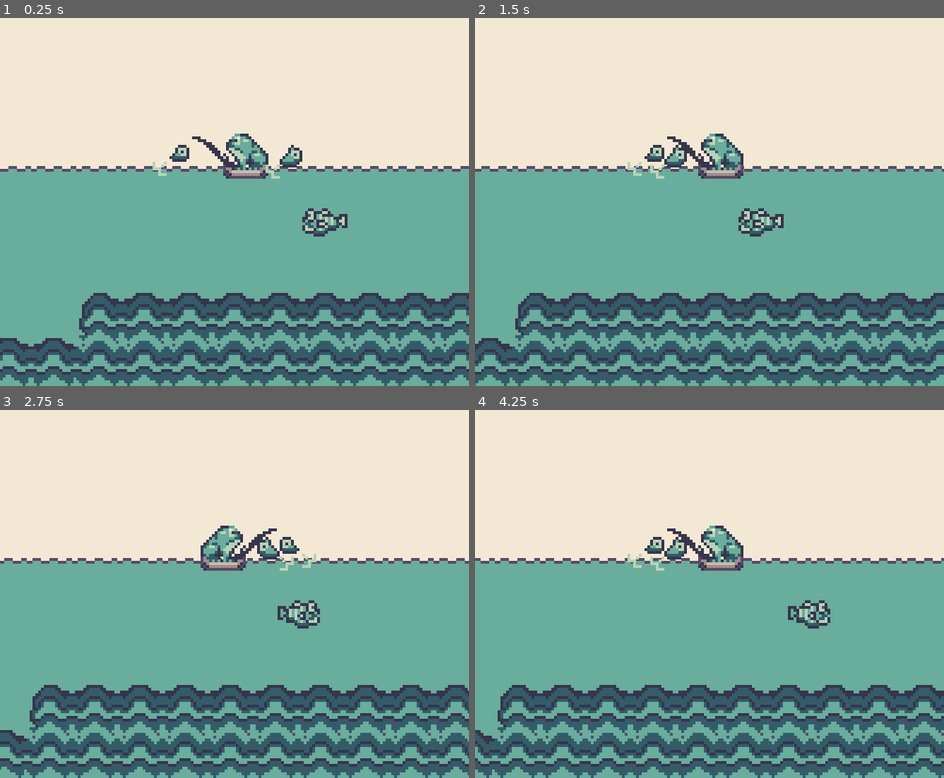
Above: before the commit, frames 1-4 (two rows, left to right).
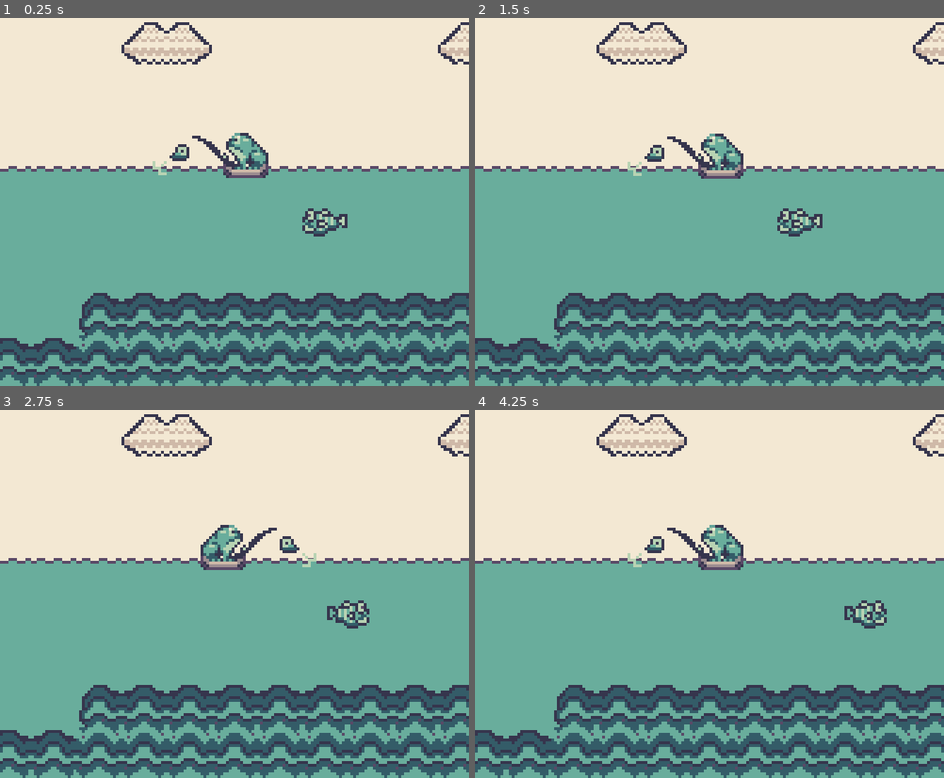
Above: after the commit, the same moments.

Repository: TaraSophieDev/Frog-Adventures-Fishing-Edition-Cancelled
Game: Godot game, scene res://Scenes/World.tscn
Two runs of this game, one before a commit and one after it. Both use one fixed random seed, a clock stepped at 60 frames per second and the inputs below.
Inputs:
- Up to frame 1 (0.25 s): no input
- Up to frame 2 (1.5 s): hold D (right) 0.53-1.28 s; hold A (left) from 1.28 s (still down)
- Up to frame 3 (2.75 s): release A (left) at 2.03 s; hold D (right) from 2.03 s (still down)
- Up to frame 4 (4.25 s): release D (right) at 3.53 s; hold A (left) from 3.53 s (still down)

The runs differ from the first frame. In frame 1, 1.7% of the frame differs, in the area x 25-100%, y 1-44%; in frame 2, 15%; in frame 3, 13%; in frame 4, 18%, in the area x 0-100%, y 1-100%.
Error after the commit: Invalid set index 'flip_h' (on base: 'null instance') with value of type 'bool'. (res://Player/Player.gd:21)

Commit message:
-

Diff:
--- a/Player/Player.tscn
+++ b/Player/Player.tscn
@@ -1,41 +1,10 @@
-[gd_scene load_steps=9 format=2]
+[gd_scene load_steps=6 format=2]
 
 [ext_resource path="res://Player/Player.gd" type="Script" id=1]
 [ext_resource path="res://Sprites/Player/Frog-Sheet.png" type="Texture" id=2]
-[ext_resource path="res://Misc/Bait.tscn" type="PackedScene" id=4]
 
 [sub_resource type="RectangleShape2D" id=1]
-extents = Vector2( 8.03828, 8.07002 )
-
-[sub_resource type="Animation" id=2]
-resource_name = "bait_left"
-tracks/0/type = "value"
-tracks/0/path = NodePath("FrogSprite/Bait:position")
-tracks/0/interp = 1
-tracks/0/loop_wrap = true
-tracks/0/imported = false
-tracks/0/enabled = true
-tracks/0/keys = {
-"times": PoolRealArray( 0 ),
-"transitions": PoolRealArray( 1 ),
-"update": 0,
-"values": [ Vector2( -16, 10 ) ]
-}
-
-[sub_resource type="Animation" id=3]
-resource_name = "bait_right"
-tracks/0/type = "value"
-tracks/0/path = NodePath("FrogSprite/Bait:position")
-tracks/0/interp = 1
-tracks/0/loop_wrap = true
-tracks/0/imported = false
-tracks/0/enabled = true
-tracks/0/keys = {
-"times": PoolRealArray( 0 ),
-"transitions": PoolRealArray( 1 ),
-"update": 0,
-"values": [ Vector2( 16, 10 ) ]
-}
+extents = Vector2( 12, 8 )
 
 [sub_resource type="Animation" id=4]
 loop = true
@@ -46,12 +15,13 @@
 tracks/0/imported = false
 tracks/0/enabled = true
 tracks/0/keys = {
-"points": PoolRealArray( 0.5, -0.25, 0, 0.25, 0, 0.5, -0.25, 0, 0.25, 0, 0.5, -0.25, 0, 0.25, 0 ),
+"points": PoolRealArray( 0, -0.25, 0, 0.25, 0, 0.5, -0.25, 0, 0.25, 0, 0, -0.25, 0, 0.25, 0 ),
 "times": PoolRealArray( 0, 0.5, 1 )
 }
 
 [sub_resource type="Animation" id=5]
-resource_name = "swing_left"
+resource_name = "swing"
+length = 1.5
 tracks/0/type = "value"
 tracks/0/path = NodePath("FrogSprite:frame")
 tracks/0/interp = 1
@@ -64,30 +34,6 @@
 "update": 1,
 "values": [ 0, 1, 2 ]
 }
-tracks/1/type = "value"
-tracks/1/path = NodePath("FrogSprite/Bait:position")
-tracks/1/interp = 1
-tracks/1/loop_wrap = true
-tracks/1/imported = false
-tracks/1/enabled = true
-tracks/1/keys = {
-"times": PoolRealArray( 0, 0.5, 1 ),
-"transitions": PoolRealArray( 0, 0, 0 ),
-"update": 0,
-"values": [ Vector2( -16, 10 ), Vector2( -14, 2 ), Vector2( 57.4412, -82.8866 ) ]
-}
-tracks/2/type = "value"
-tracks/2/path = NodePath("FrogSprite/Bait:rotation_degrees")
-tracks/2/interp = 1
-tracks/2/loop_wrap = true
-tracks/2/imported = false
-tracks/2/enabled = true
-tracks/2/keys = {
-"times": PoolRealArray( 0, 0.5, 1 ),
-"transitions": PoolRealArray( 0, 0, 0 ),
-"update": 0,
-"values": [ 0.0, 23.2, 0.0 ]
-}
 
 [node name="Player" type="KinematicBody2D"]
 position = Vector2( 83, 50 )
@@ -95,28 +41,20 @@
 script = ExtResource( 1 )
 
 [node name="FrogSprite" type="Sprite" parent="."]
-position = Vector2( 0, 0.5 )
 texture = ExtResource( 2 )
 hframes = 4
 
-[node name="Bait" parent="FrogSprite" instance=ExtResource( 4 )]
-position = Vector2( 16, 10 )
-
 [node name="CollisionShape2D" type="CollisionShape2D" parent="."]
-position = Vector2( 8.00678, 8.44997 )
+position = Vector2( 0, 8 )
 shape = SubResource( 1 )
 
 [node name="Camera2D" type="Camera2D" parent="."]
 offset = Vector2( 0, 20 )
 current = true
 
-[node name="AnimationPlayer" type="AnimationPlayer" parent="."]
-anims/bait_left = SubResource( 2 )
-anims/bait_right = SubResource( 3 )
-
 [node name="SwimmingPlayer" type="AnimationPlayer" parent="."]
 autoplay = "swimming"
 anims/swimming = SubResource( 4 )
 
 [node name="SwingPlayer" type="AnimationPlayer" parent="."]
-anims/swing_left = SubResource( 5 )
+anims/swing = SubResource( 5 )
--- a/Scenes/World.tscn
+++ b/Scenes/World.tscn
@@ -1,10 +1,11 @@
-[gd_scene load_steps=6 format=2]
+[gd_scene load_steps=7 format=2]
 
 [ext_resource path="res://Player/Player.tscn" type="PackedScene" id=1]
 [ext_resource path="res://Sprites/water/Wave.tscn" type="PackedScene" id=2]
 [ext_resource path="res://Sprites/Background/Background.tscn" type="PackedScene" id=3]
 [ext_resource path="res://Sprites/Tiles/Water_Blocks.tscn" type="PackedScene" id=4]
 [ext_resource path="res://Fishes/Fish.tscn" type="PackedScene" id=5]
+[ext_resource path="res://Sprites/Tiles/SkyBackground.tscn" type="PackedScene" id=6]
 
 [node name="Node2D" type="Node2D"]
 
@@ -12,6 +13,9 @@
 
 [node name="Background" parent="Sprites" instance=ExtResource( 3 )]
 tile_data = PoolIntArray( -131080, 0, 0, -131079, 0, 0, -131078, 0, 0, -131077, 0, 0, -131076, 0, 0, -131075, 0, 0, -13 …(4020 unchanged characters)…
+
+[node name="SkyBackground" parent="Sprites" instance=ExtResource( 6 )]
+tile_data = PoolIntArray( 65530, 0, 0, 3, 0, 0, 10, 0, 0, 23, 0, 0, 36, 0, 0 )
 
 [node name="Wave" parent="Sprites" instance=ExtResource( 2 )]
 occluder_light_mask = -2147483647
--- a/project.godot
+++ b/project.godot
@@ -67,6 +67,17 @@
 "events": [ Object(InputEventKey,"resource_local_to_scene":false,"resource_name":"","device":0,"alt":false,"shift":false,"control":false,"meta":false,"command":false,"pressed":false,"scancode":65,"unicode":0,"echo":false,"script":null)
  ]
 }
+a_button={
+"deadzone": 0.5,
+"events": [ Object(InputEventKey,"resource_local_to_scene":false,"resource_name":"","device":0,"alt":false,"shift":false,"control":false,"meta":false,"command":false,"pressed":false,"scancode":90,"unicode":0,"echo":false,"script":null)
+, Object(InputEventKey,"resource_local_to_scene":false,"resource_name":"","device":0,"alt":false,"shift":false,"control":false,"meta":false,"command":false,"pressed":false,"scancode":89,"unicode":0,"echo":false,"script":null)
+ ]
+}
+b_button={
+"deadzone": 0.5,
+"events": [ Object(InputEventKey,"resource_local_to_scene":false,"resource_name":"","device":0,"alt":false,"shift":false,"control":false,"meta":false,"command":false,"pressed":false,"scancode":88,"unicode":0,"echo":false,"script":null)
+ ]
+}
 
 [layer_names]
 
